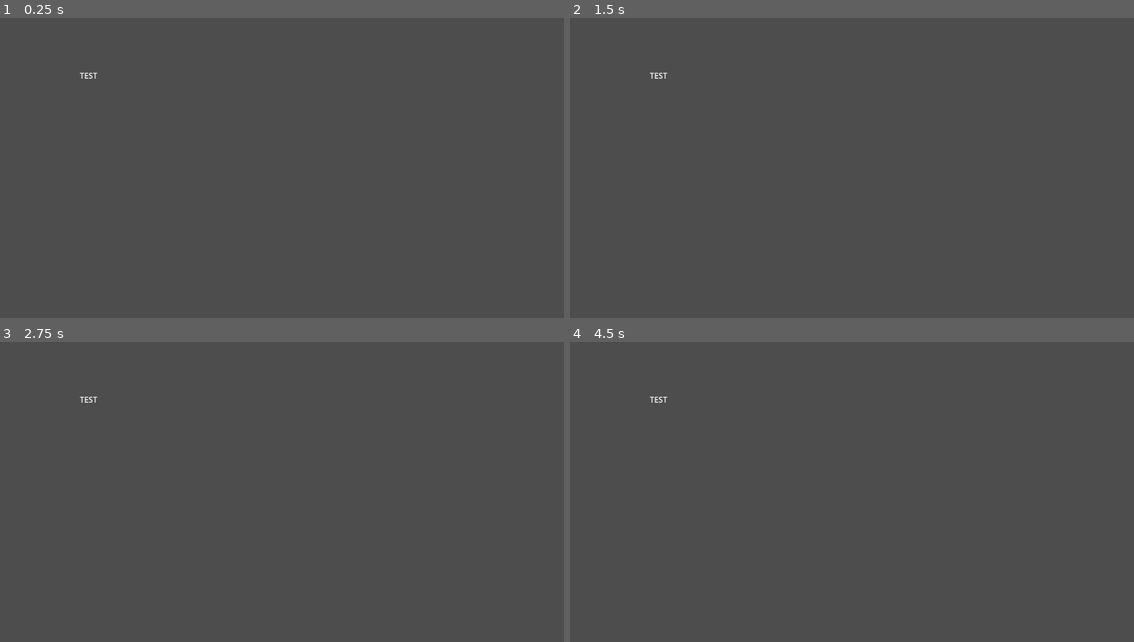
Above: before the commit, frames 1-4 (two rows, left to right).
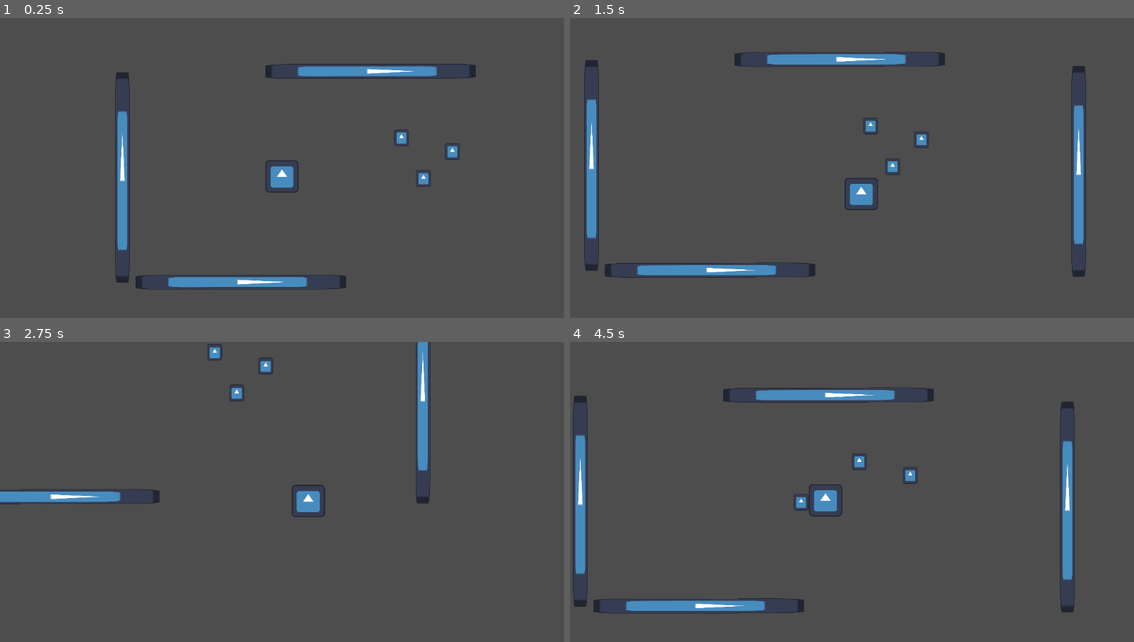
Above: after the commit, the same moments.

Repository: mrmojii/ocult
Game: Godot game, scene res://world.tscn
Two runs of this game, one before a commit and one after it. Both use one fixed random seed, a clock stepped at 60 frames per second and the inputs below. Before the commit the project has no main scene; this scene is started directly in both runs. The engine's default icon, where the game draws it, is replaced by a stand-in: a white triangle on a blue panel in a dark square.
Inputs:
- Up to frame 1 (0.25 s): no input
- Up to frame 2 (1.5 s): tap Enter at 0.5 s; hold D (MoveRight, bound only after the commit) 0.53-1.28 s; hold S (MoveDown, bound only after the commit) from 1.28 s (still down)
- Up to frame 3 (2.75 s): release S (MoveDown, bound only after the commit) at 2.03 s; hold D (MoveRight, bound only after the commit) from 2.03 s (still down)
- Up to frame 4 (4.5 s): release D (MoveRight, bound only after the commit) at 2.78 s; hold W (MoveUp, bound only after the commit) 2.78-3.53 s; hold A (MoveLeft, bound only after the commit) from 3.53 s (still down)

The runs differ from the first frame. In frame 1, 4.1% of the frame differs, in the area x 14-85%, y 15-91%; in frame 2, 5.2%; in frame 3, 2.7%; in frame 4, 5.2%, in the area x 0-90%, y 15-91%.

Commit message:
add base movement and collision

Diff:
--- /dev/null
+++ b/Player/Player.tscn
@@ -0,0 +1,20 @@
+[gd_scene format=3 uid="uid://deqvgug1ej1nj"]
+
+[ext_resource type="Texture2D" uid="uid://w2g3lyp1iqpy" path="res://icon.svg" id="1_3qydi"]
+[ext_resource type="Script" uid="uid://bpra0uhrltjhj" path="res://Player/player.gd" id="1_q3lat"]
+
+[sub_resource type="RectangleShape2D" id="RectangleShape2D_q3lat"]
+size = Vector2(64, 64)
+
+[node name="Player" type="CharacterBody2D" unique_id=626537056]
+script = ExtResource("1_q3lat")
+
+[node name="Sprite2D" type="Sprite2D" parent="." unique_id=360321690]
+scale = Vector2(0.53125006, 0.515625)
+texture = ExtResource("1_3qydi")
+
+[node name="CollisionShape2D" type="CollisionShape2D" parent="." unique_id=2185953]
+shape = SubResource("RectangleShape2D_q3lat")
+
+[node name="Camera2D" type="Camera2D" parent="." unique_id=227411682]
+position_smoothing_enabled = true
--- /dev/null
+++ b/Player/player.gd
@@ -0,0 +1,27 @@
+extends CharacterBody2D
+
+
+const SPEED = 300.0
+const JUMP_VELOCITY = -400.0
+
+
+func _physics_process(delta: float) -> void:
+	var direction : Vector2 = Vector2.ZERO
+	direction.x = Input.get_axis("MoveLeft", "MoveRight")
+	direction.y = Input.get_axis("MoveUp", "MoveDown")
+	direction = direction.normalized()
+
+	velocity = SPEED * direction
+
+	var collision = move_and_collide(velocity * delta)
+	#move_and_slide()
+	if collision:
+		#for c in collisions:
+		#for index in get_slide_collision_count():
+			#var collision = get_slide_collision(index)
+			var other = collision.get_collider()
+
+			if other is Interactable:
+				var push_dir = collision.get_normal()
+				var push_force : float = 100.0
+				other.add_push(push_force, -push_dir)
--- /dev/null
+++ b/World/Interactables/Interactable.tscn
@@ -0,0 +1,23 @@
+[gd_scene format=3 uid="uid://bk5x5jvt5gnxo"]
+
+[ext_resource type="Script" uid="uid://bl0b8xvtcm0tq" path="res://World/Interactables/interactable.gd" id="1_f513q"]
+[ext_resource type="Texture2D" uid="uid://w2g3lyp1iqpy" path="res://icon.svg" id="1_wcyfv"]
+
+[sub_resource type="PhysicsMaterial" id="PhysicsMaterial_f513q"]
+friction = 50.0
+
+[sub_resource type="RectangleShape2D" id="RectangleShape2D_f513q"]
+size = Vector2(32, 32)
+
+[node name="Interactable" type="RigidBody2D" unique_id=1499809643]
+mass = 20.0
+physics_material_override = SubResource("PhysicsMaterial_f513q")
+gravity_scale = 0.0
+script = ExtResource("1_f513q")
+
+[node name="Sprite2D" type="Sprite2D" parent="." unique_id=2129592002]
+scale = Vector2(0.234375, 0.265625)
+texture = ExtResource("1_wcyfv")
+
+[node name="CollisionShape2D" type="CollisionShape2D" parent="." unique_id=1628216604]
+shape = SubResource("RectangleShape2D_f513q")
--- /dev/null
+++ b/World/Interactables/interactable.gd
@@ -0,0 +1,16 @@
+class_name Interactable
+extends RigidBody2D
+
+@export var push_force : float = 20.0
+@export var mu_static = 0.8  # friction coefficients
+@export var mu_moving = 0.5  # pushing something moving is easier
+@export var weight : float = 8000.0
+
+func add_push(force: float, direction : Vector2) -> void:
+	apply_impulse(direction * push_force * force)
+
+func _physics_process(delta: float) -> void:
+	if self.linear_velocity.length() == 0:
+		apply_force(- self.weight * mu_static * self.linear_velocity.normalized())
+	else:
+		apply_force(- self.weight * mu_moving * self.linear_velocity.normalized())
--- /dev/null
+++ b/World/wall.tscn
@@ -0,0 +1,17 @@
+[gd_scene format=3 uid="uid://bdohi63uiq6yi"]
+
+[ext_resource type="Texture2D" uid="uid://w2g3lyp1iqpy" path="res://icon.svg" id="1_3a626"]
+
+[sub_resource type="RectangleShape2D" id="RectangleShape2D_k4v44"]
+size = Vector2(32, 32)
+
+[node name="Wall" type="Node2D" unique_id=897687764]
+
+[node name="Sprite2D" type="Sprite2D" parent="." unique_id=2050781557]
+scale = Vector2(0.234375, 0.234375)
+texture = ExtResource("1_3a626")
+
+[node name="StaticBody2D" type="StaticBody2D" parent="." unique_id=93498618]
+
+[node name="CollisionShape2D" type="CollisionShape2D" parent="StaticBody2D" unique_id=1347507165]
+shape = SubResource("RectangleShape2D_k4v44")
--- a/project.godot
+++ b/project.godot
@@ -11,8 +11,32 @@
 [application]
 
 config/name="Ocultist"
+run/main_scene="uid://bipfifhtmfmk7"
 config/features=PackedStringArray("4.6", "Forward Plus")
 config/icon="res://icon.svg"
+
+[input]
+
+MoveUp={
+"deadzone": 0.2,
+"events": [Object(InputEventKey,"resource_local_to_scene":false,"resource_name":"","device":-1,"window_id":0,"alt_pressed":false,"shift_pressed":false,"ctrl_pressed":false,"meta_pressed":false,"pressed":false,"keycode":0,"physical_keycode":87,"key_label":0,"unicode":119,"location":0,"echo":false,"script":null)
+]
+}
+MoveDown={
+"deadzone": 0.2,
+"events": [Object(InputEventKey,"resource_local_to_scene":false,"resource_name":"","device":-1,"window_id":0,"alt_pressed":false,"shift_pressed":false,"ctrl_pressed":false,"meta_pressed":false,"pressed":false,"keycode":0,"physical_keycode":83,"key_label":0,"unicode":115,"location":0,"echo":false,"script":null)
+]
+}
+MoveLeft={
+"deadzone": 0.2,
+"events": [Object(InputEventKey,"resource_local_to_scene":false,"resource_name":"","device":-1,"window_id":0,"alt_pressed":false,"shift_pressed":false,"ctrl_pressed":false,"meta_pressed":false,"pressed":false,"keycode":0,"physical_keycode":65,"key_label":0,"unicode":97,"location":0,"echo":false,"script":null)
+]
+}
+MoveRight={
+"deadzone": 0.2,
+"events": [Object(InputEventKey,"resource_local_to_scene":false,"resource_name":"","device":-1,"window_id":0,"alt_pressed":false,"shift_pressed":false,"ctrl_pressed":false,"meta_pressed":false,"pressed":false,"keycode":0,"physical_keycode":68,"key_label":0,"unicode":100,"location":0,"echo":false,"script":null)
+]
+}
 
 [physics]
 
--- a/world.tscn
+++ b/world.tscn
@@ -1,10 +1,39 @@
 [gd_scene format=3 uid="uid://bipfifhtmfmk7"]
+
+[ext_resource type="PackedScene" uid="uid://deqvgug1ej1nj" path="res://Player/Player.tscn" id="1_f3sb7"]
+[ext_resource type="PackedScene" uid="uid://bdohi63uiq6yi" path="res://World/wall.tscn" id="2_fj7yv"]
+[ext_resource type="PackedScene" uid="uid://bk5x5jvt5gnxo" path="res://World/Interactables/Interactable.tscn" id="3_tlwt5"]
 
 [node name="World" type="Node2D" unique_id=1330705175]
 
-[node name="Label" type="Label" parent="." unique_id=727886711]
-offset_left = 163.0
-offset_top = 106.0
-offset_right = 203.0
-offset_bottom = 129.0
-text = "TEST"
+[node name="Player" parent="." unique_id=626537056 instance=ExtResource("1_f3sb7")]
+
+[node name="Walls" type="Node2D" parent="." unique_id=1916328929]
+
+[node name="Wall" parent="Walls" unique_id=897687764 instance=ExtResource("2_fj7yv")]
+position = Vector2(-326, 2)
+scale = Vector2(1, 14.36)
+
+[node name="Wall2" parent="Walls" unique_id=1867440770 instance=ExtResource("2_fj7yv")]
+position = Vector2(669, 14)
+scale = Vector2(1, 14.36)
+
+[node name="Wall3" parent="Walls" unique_id=1860885533 instance=ExtResource("2_fj7yv")]
+position = Vector2(181, -215.00003)
+rotation = 1.5692836
+scale = Vector2(1, 14.36)
+
+[node name="Wall4" parent="Walls" unique_id=1782202375 instance=ExtResource("2_fj7yv")]
+position = Vector2(-83.999985, 215.99998)
+rotation = 1.5692836
+scale = Vector2(1, 14.36)
+
+[node name="Interactable" parent="." unique_id=2051806297 instance=ExtResource("3_tlwt5")]
+position = Vector2(244, -79)
+
+[node name="Interactable3" parent="." unique_id=1499809643 instance=ExtResource("3_tlwt5")]
+position = Vector2(348, -51)
+
+[node name="Interactable2" parent="." unique_id=1605433453 instance=ExtResource("3_tlwt5")]
+position = Vector2(289, 4)
+push_force = 15.0
Not shown, added: Player/player.gd.uid
Not shown, added: World/Interactables/interactable.gd.uid
